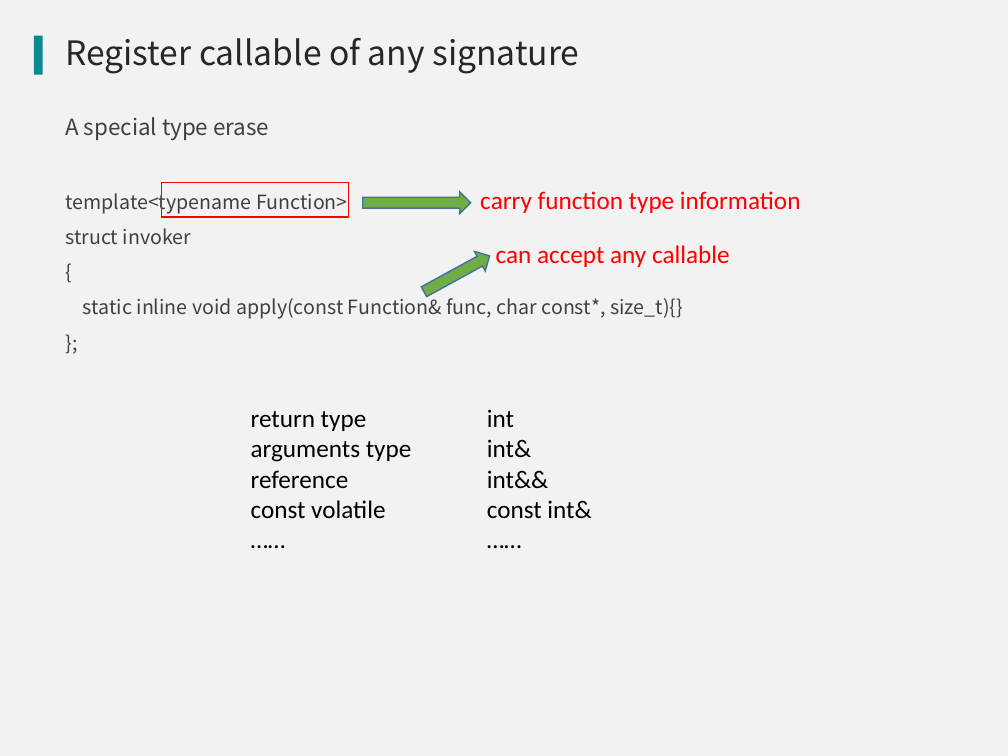
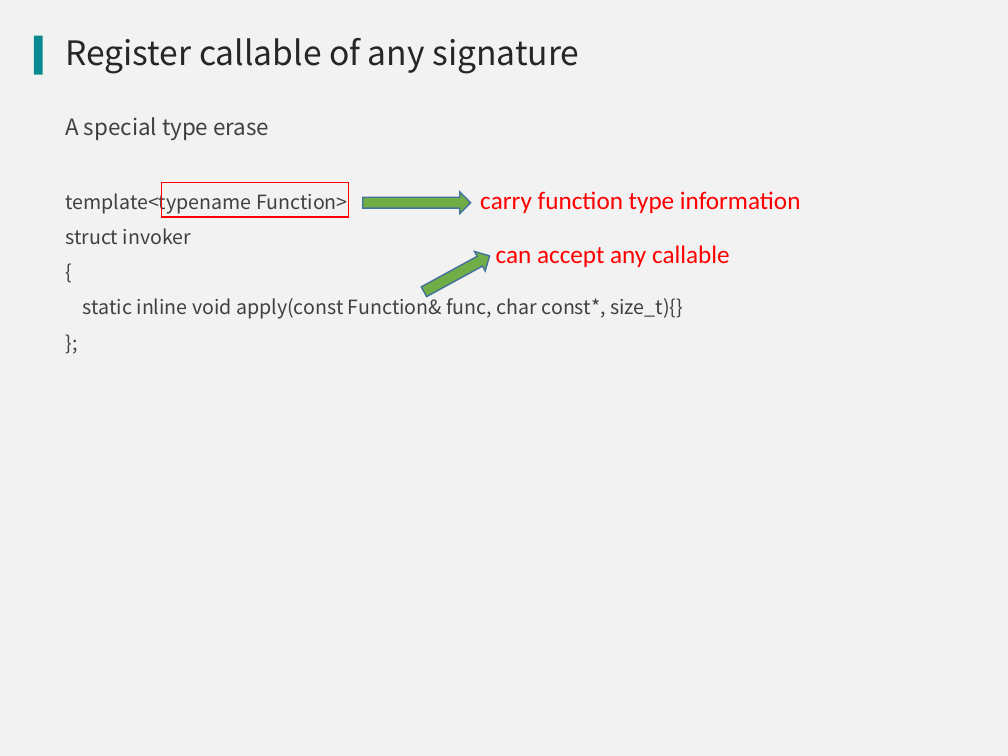
Before and after one commit to qicosmos/cppnow2017-ppt, a slide deck: slide 24 of An easy to use RPC framework implemented by c++11 and c++14 - shorter.pptx. Drawn at 1008x756 pixels with LibreOffice and Linux fonts; fonts in the diff are those of the drawing; background and template pictures are left out. Boxes give left, top, right and bottom in pixels: in the first picture for what was removed or moved away, otherwise in the second. Text is boxed around its words. In the diff, an @@ line names an element or a change of style, - is before the commit and + after.

```diff
--- a/An easy to use RPC framework implemented by c++11 and c++14 - shorter.pptx
+++ b/An easy to use RPC framework implemented by c++11 and c++14 - shorter.pptx
@@ text removed at box(251, 411, 412, 518) @@
-return type
-arguments type
-reference
-const volatile
-……
@@ text removed at box(487, 409, 591, 519) @@
-int
-int&
-int&&
-const int&
-……
```
Also in this commit, not shown: 6 other slides changed.
